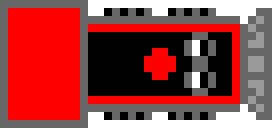
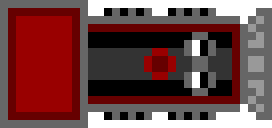
Layer changes from the first w=272, h=128 image to the second:
painted on "Layer 3" over [8, 8, 240, 120]
